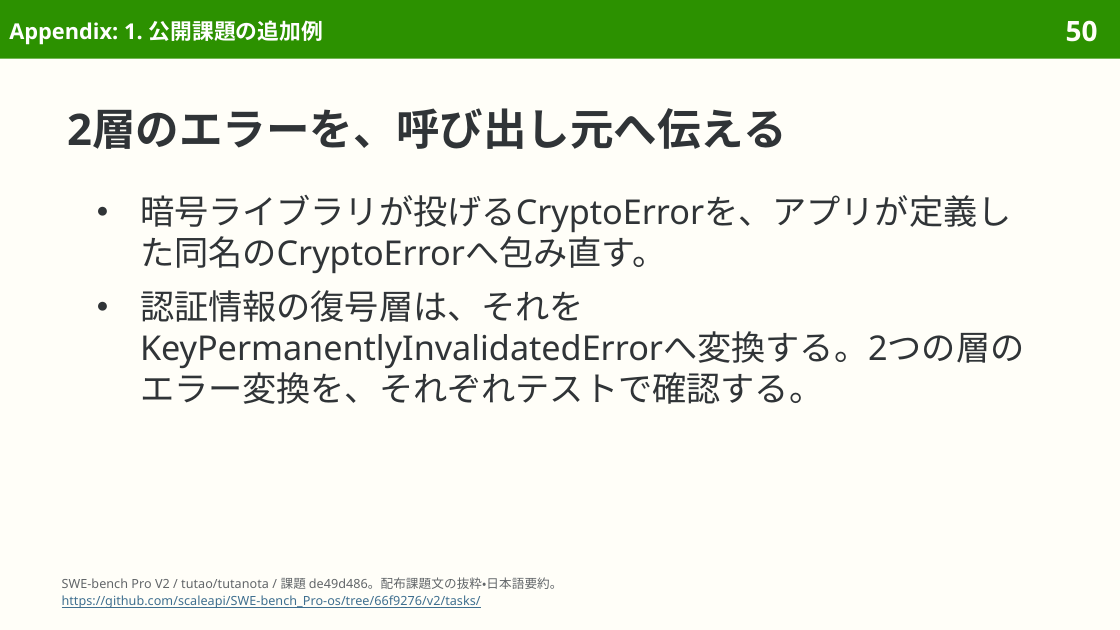
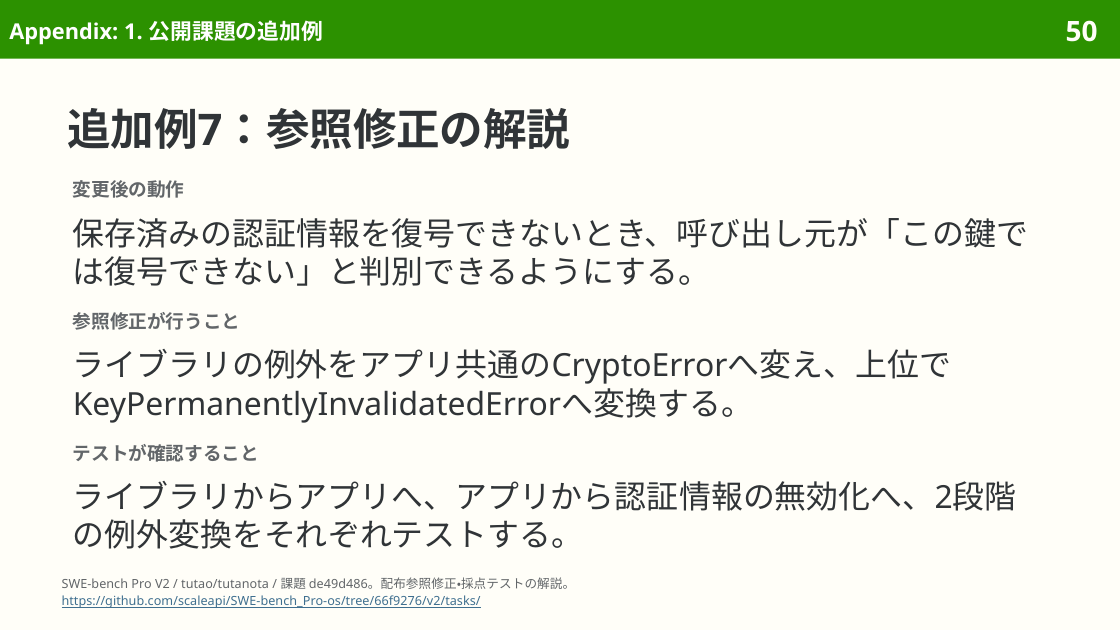
Before and after one commit to sasakiy84/datasets-in-10-minutes, a slide deck: slide 50 of slides/datasets-in-10-minutes-swe-bench-pro.pptx. Drawn at 1120x630 pixels with LibreOffice and Linux fonts; fonts in the diff are those of the drawing. Boxes give left, top, right and bottom in pixels: in the first picture for what was removed or moved away, otherwise in the second. Text is boxed around its words. In the diff, an @@ line names an element or a change of style, - is before the commit and + after.

Commit message:
Clarify SWE-bench Pro example solutions and tighten layouts

```diff
--- a/slides/datasets-in-10-minutes-swe-bench-pro.pptx
+++ b/slides/datasets-in-10-minutes-swe-bench-pro.pptx
@@ title at [67,108,570,149]: text changed @@
-2層のエラーを、呼び出し元へ伝える
+追加例7：参照修正の解説
@@ text added at [73,180,185,198], 12 pt, text #626669, bold @@
+変更後の動作
@@ text removed at [140,195,1024,404] @@
-● 暗号ライブラリが投げるCryptoErrorを、アプリが定義した同名のCryptoErrorへ包み直す。
-● 認証情報の復号層は、それをKeyPermanentlyInvalidatedErrorへ変換する。2つの層のエラー変換を、それぞれテストで確認する。
@@ text added at [73,218,1028,286], 20.5 pt, text #303437 @@
+保存済みの認証情報を復号できないとき、呼び出し元が「この鍵では復号できない」と判別できるようにする。
@@ text added at [73,312,241,330], 12 pt, text #626669, bold @@
+参照修正が行うこと
@@ text added at [73,349,951,423], 20.5 pt, text #303437 @@
+ライブラリの例外をアプリ共通のCryptoErrorへ変え、上位でKeyPermanentlyInvalidatedErrorへ変換する。
@@ text added at [73,444,259,462], 12 pt, text #626669, bold @@
+テストが確認すること
@@ text added at [73,481,1017,549], 20.5 pt, text #303437 @@
+ライブラリからアプリへ、アプリから認証情報の無効化へ、2段階の例外変換をそれぞれテストする。
@@ text at [62,577,575,589]: text changed @@
-SWE-bench Pro V2 / tutao/tutanota / 課題 de49d486。配布課題文の抜粋・日本語要約。
+SWE-bench Pro V2 / tutao/tutanota / 課題 de49d486。配布参照修正・採点テストの解説。
```
Also in this commit, not shown: 26 other slides changed, 3 other files.
